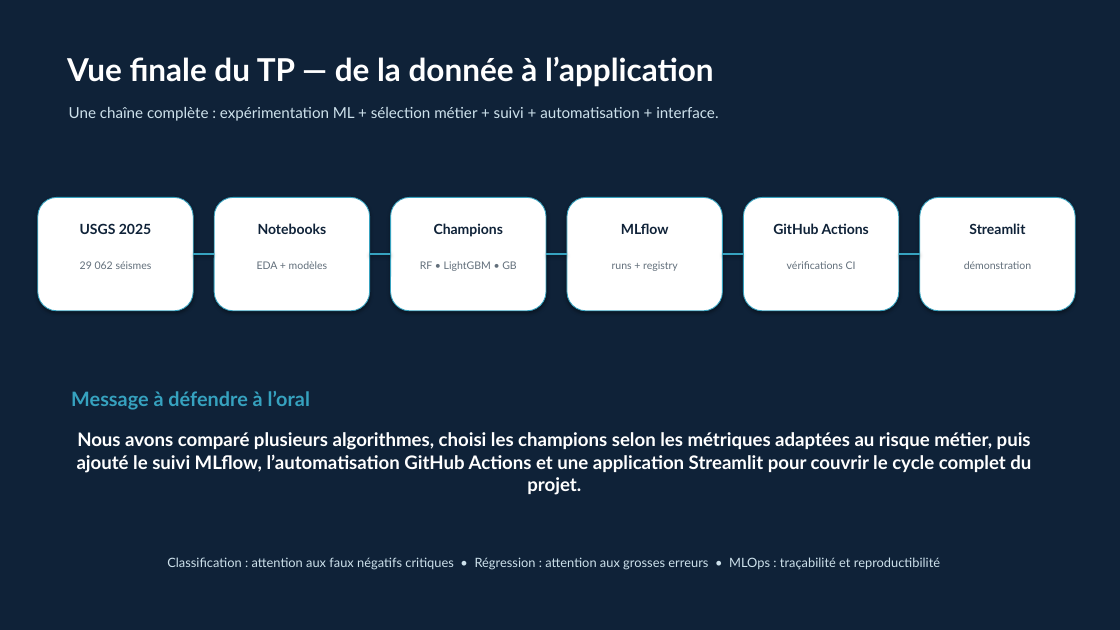
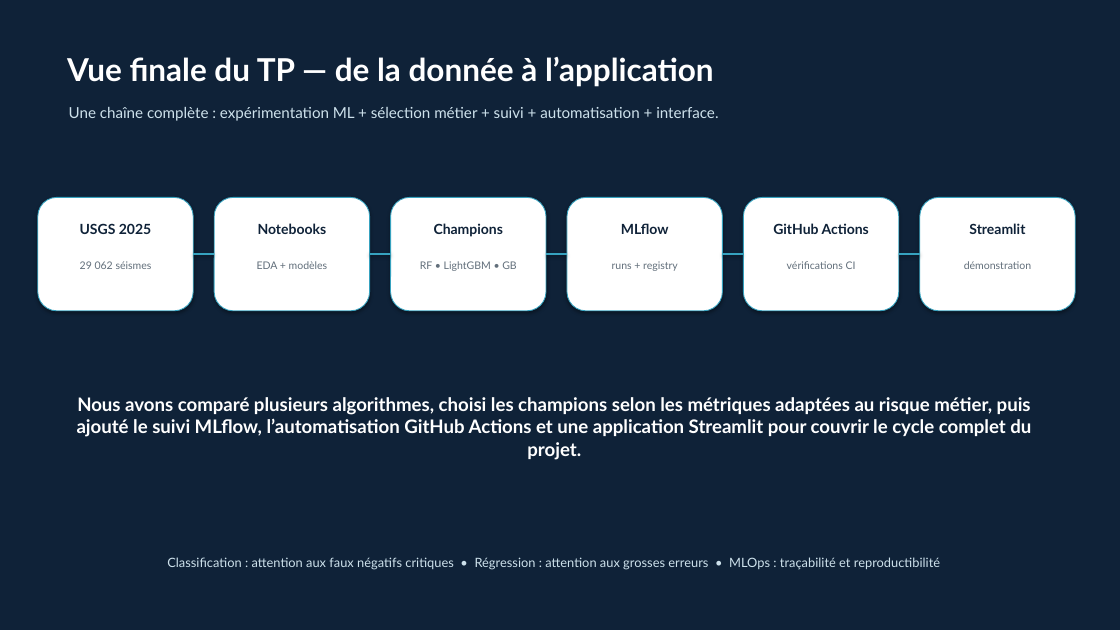
Before and after one commit to tarekalsemaan/USGS-Earthquake-AI, a slide deck: slide 19 of Presentation_TP_USGS_Earthquake_AI_FINAL.pptx. Drawn at 1120x630 pixels with LibreOffice and Linux fonts; fonts in the diff are those of the drawing. Boxes give left, top, right and bottom in pixels: in the first picture for what was removed or moved away, otherwise in the second. Text is boxed around its words. In the diff, an @@ line names an element or a change of style, - is before the commit and + after.

```diff
--- a/Presentation_TP_USGS_Earthquake_AI_FINAL.pptx
+++ b/Presentation_TP_USGS_Earthquake_AI_FINAL.pptx
@@ text "Nous avons comparé plusieurs algorithmes, ...": place and size @@
-text "Nous avons comparé plusieurs algorithmes, ..." at [77, 432, 1031, 495]
+text "Nous avons comparé plusieurs algorithmes, ..." at [77, 397, 1031, 460]
@@ text removed at [71, 391, 310, 410] @@
-Message à défendre à l’oral
```
Also in this commit, not shown: 2 other slides changed.
